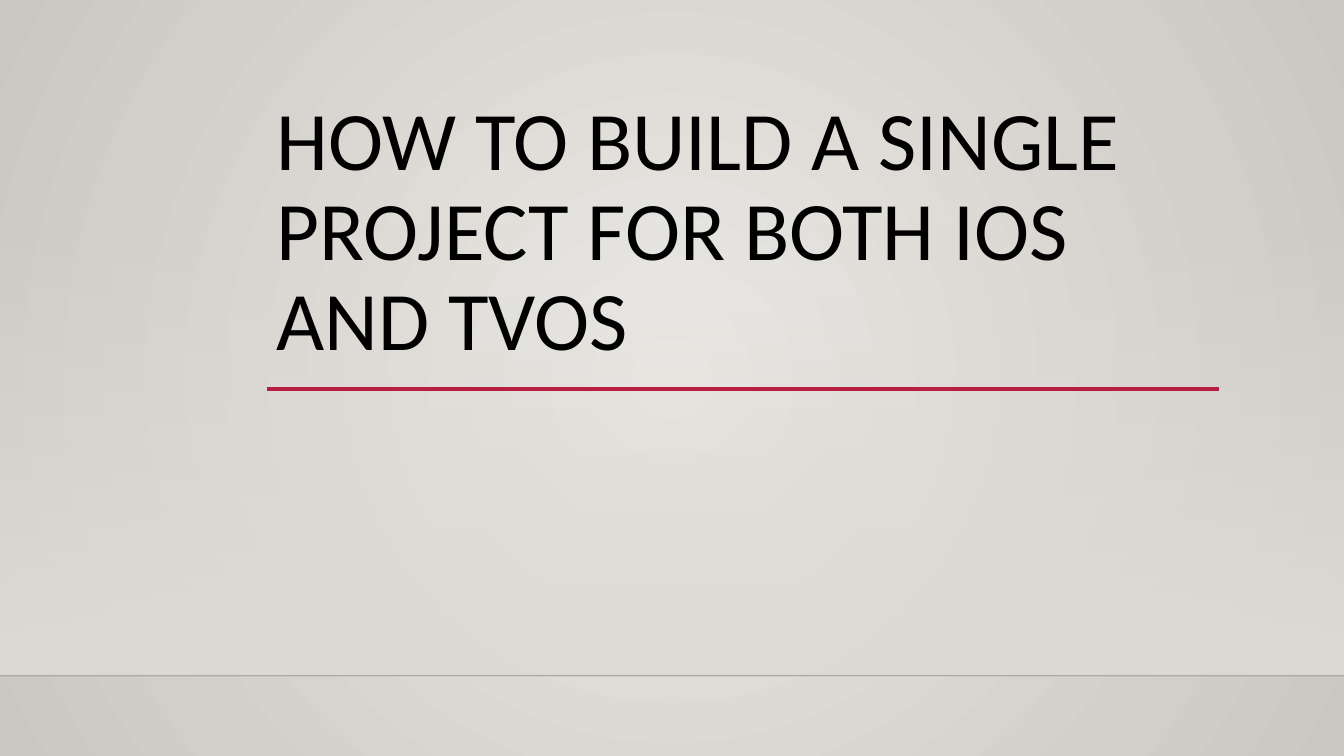
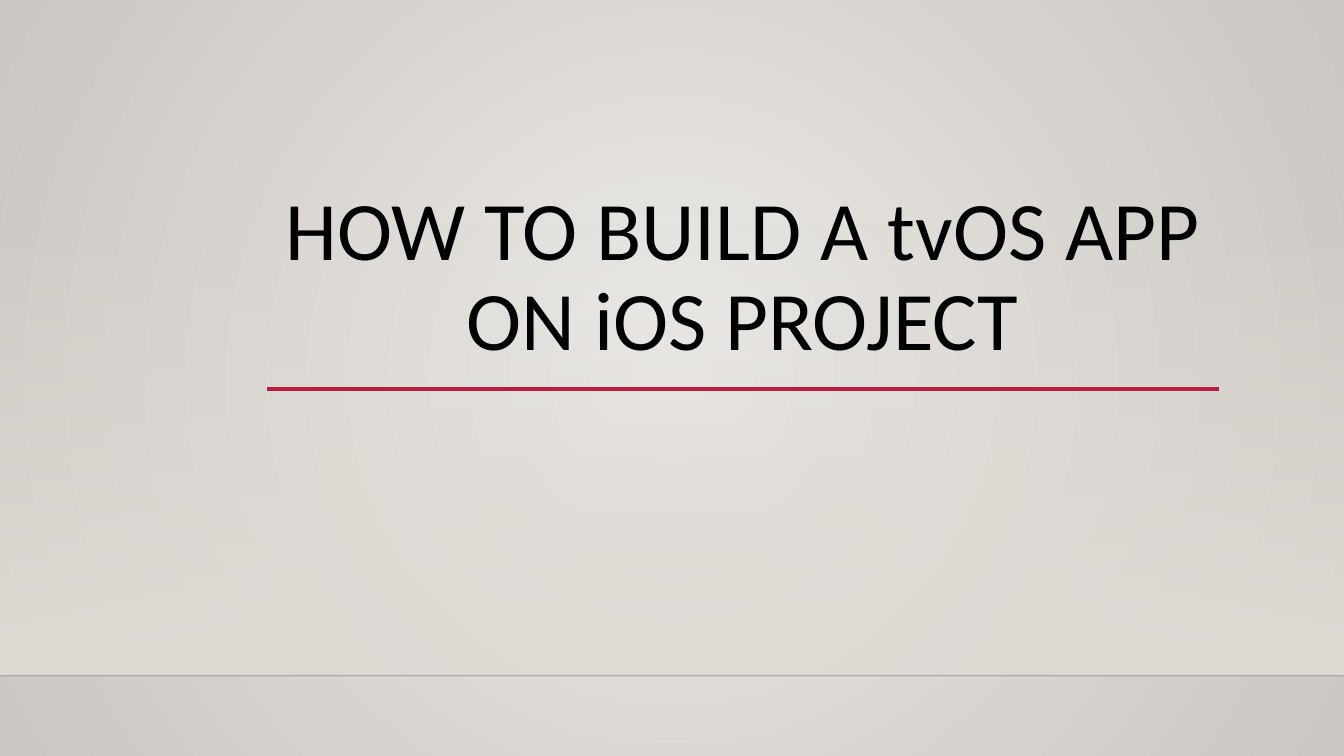
Before and after one commit to ThanhTurin/iOS-meetup-sg, a slide deck: slide 2 of Presentation.pptx (slide 1 before the commit). Drawn at 1344x756 pixels with LibreOffice and Linux fonts; fonts in the diff are those of the drawing; background and template pictures are left out. Boxes give left, top, right and bottom in pixels: in the first picture for what was removed or moved away, otherwise in the second. Text is boxed around its words. In the diff, an @@ line names an element or a change of style, - is before the commit and + after.

```diff
--- a/Presentation.pptx
+++ b/Presentation.pptx
@@ title at [286,206,1199,351]: text changed @@
-HOW TO BUILD A SINGLE PROJECT FOR BOTH IOS AND TVOS
+HOW TO BUILD A tvOS APP ON iOS PROJECT
```
Also in this commit, not shown: 8 other slides changed, 11 slides added, 1 other file.
